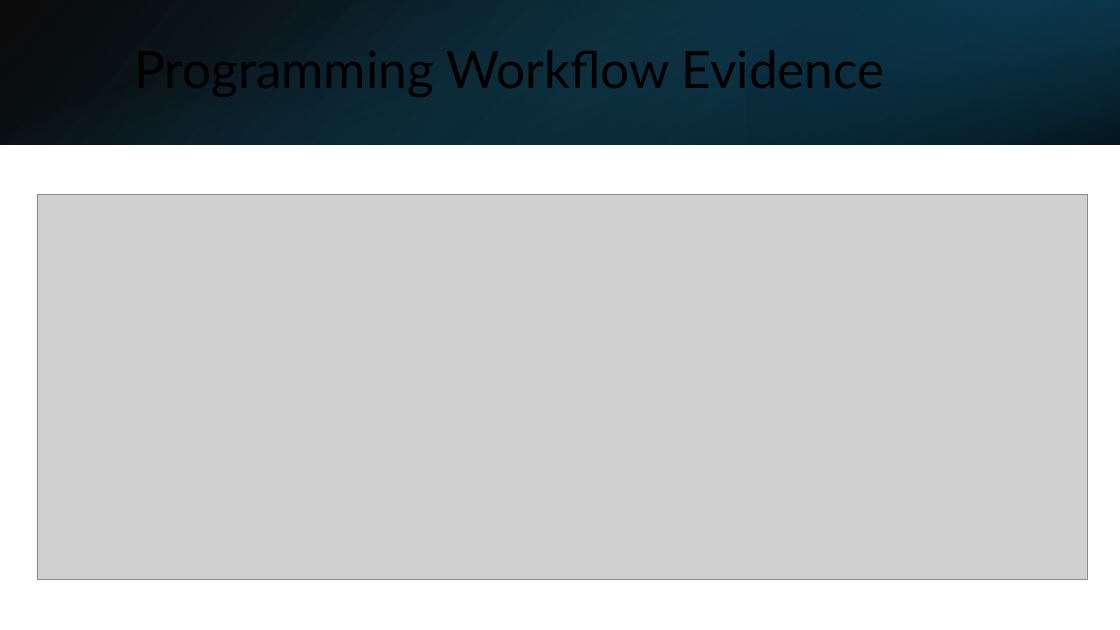
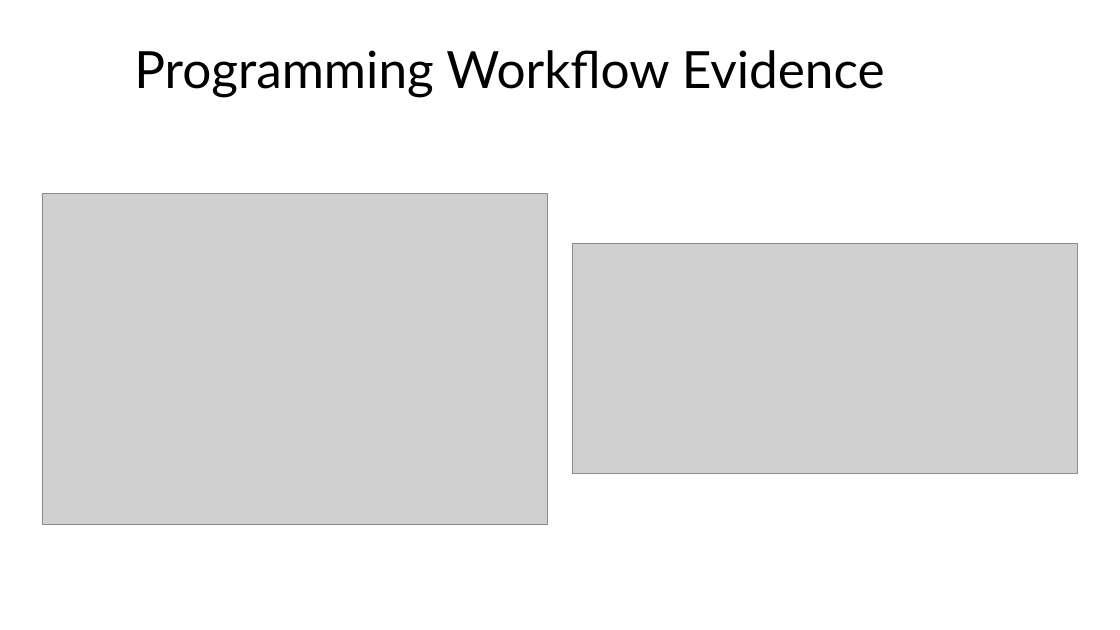
Before and after one commit to Maria618-hash/Ardiono-Alpha, a slide deck: slide 31 of thesis.pptx. Drawn at 1120x630 pixels with LibreOffice and Linux fonts; fonts in the diff are those of the drawing; grey boxes stand for pictures. Boxes give left, top, right and bottom in pixels: in the first picture for what was removed or moved away, otherwise in the second. Text is boxed around its words. In the diff, an @@ line names an element or a change of style, - is before the commit and + after.

```diff
--- a/thesis.pptx
+++ b/thesis.pptx
@@ rectangle removed at (0,0,1120,145) @@
@@ rectangle removed at (0,0,1120,145) @@
@@ rectangle removed at (747,0,1120,145) @@
@@ picture added at (42,193,548,524) @@
@@ picture: place and size @@
-picture at (37,194,1088,580)
+picture at (573,244,1079,474)
```
Also in this commit, not shown: 4 other slides changed, 6 other files.
